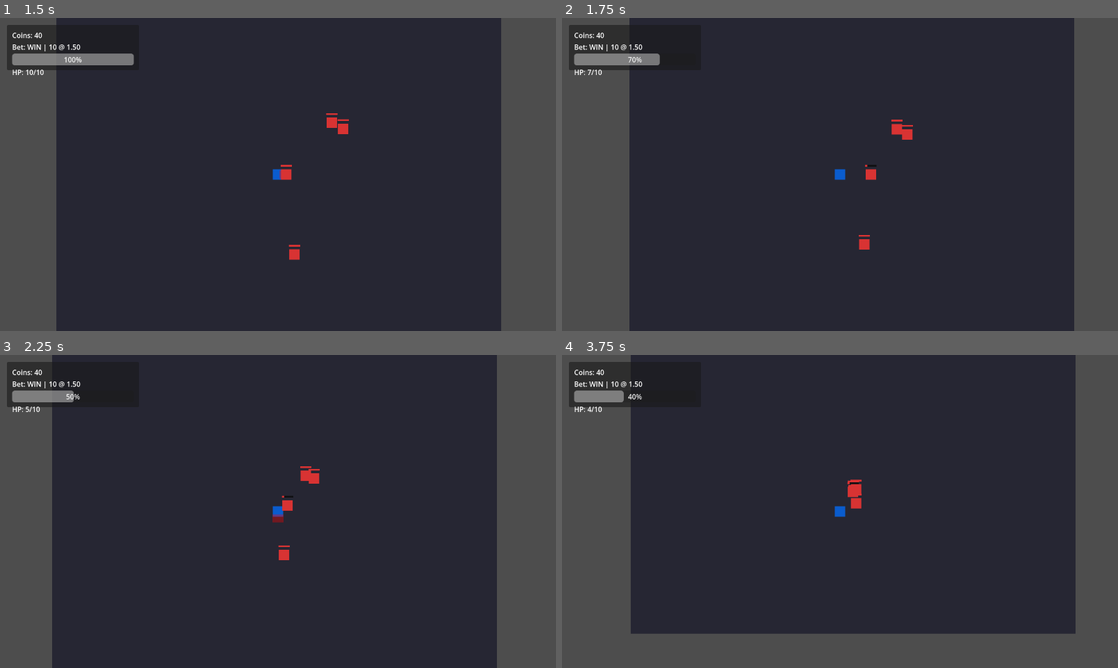
Above: before the commit, frames 1-4 (two rows, left to right).
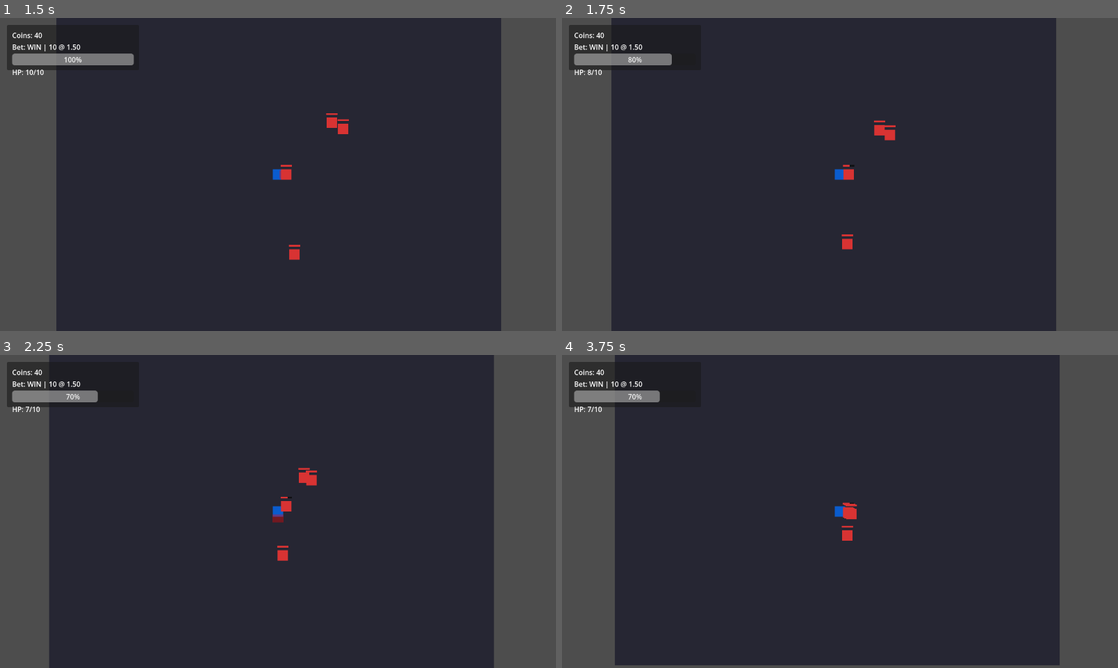
Above: after the commit, the same moments.

Repository: Faratas410/Gallicus-2.0
Game: Godot game, scene res://scenes/Main.tscn
Two runs of this game, one before a commit and one after it. Both use one fixed random seed, a clock stepped at 60 frames per second and the inputs below.
Inputs:
- Up to frame 1 (1.5 s): click "WIN x1.5" at 0.5 s; tap Enter at 1.25 s; hold D (move_right) from 1.28 s (still down); tap K (attack_heavy) at 1.35 s
- Up to frame 2 (1.75 s): keep holding D (move_right)
- Up to frame 3 (2.25 s): release D (move_right) at 2.03 s; hold S (move_down) from 2.03 s (still down); tap J (attack_light) at 2.1 s
- Up to frame 4 (3.75 s): release S (move_down) at 2.78 s; hold D (move_right) 2.78-3.53 s; hold L (block) 2.78-3.53 s; hold W (move_up) from 3.53 s (still down); tap Space (dodge) at 3.6 s

Frame 1 is identical in both runs. In frame 2, 6.7% of the frame differs, in the area x 4-93%, y 0-100%; in frame 3, 1.3%; in frame 4, 13%.

Commit message:
Update enemy hitbox configuration

Diff:
--- a/scripts/entities/enemy_basic.gd
+++ b/scripts/entities/enemy_basic.gd
@@ -38,7 +38,11 @@
 	add_to_group("enemies")
 	body_shape.disabled = false
 	hurtbox.monitoring = true
+	hitbox.monitoring = true
+	hitbox.monitorable = true
 	hitbox.area_entered.connect(_on_hitbox_area_entered)
+	hitbox.collision_layer = 1 << 3
+	hitbox.collision_mask = 1 << 2
 	hitbox_shape.disabled = true
 	_ensure_placeholder_sprite()
 	_base_modulate = sprite.modulate
@@ -124,10 +128,12 @@
 	_state = EnemyState.ATTACK
 	print("ENEMY active")
 	hitbox.monitoring = true
+	print("ENEMY hitbox ON")
 	hitbox_shape.disabled = false
 	await get_tree().create_timer(ACTIVE_TIME).timeout
 	hitbox.monitoring = false
 	hitbox_shape.disabled = true
+	print("ENEMY hitbox OFF")
 	_state = EnemyState.RECOVER
 	print("ENEMY recover")
 	await get_tree().create_timer(RECOVER_TIME).timeout
@@ -136,6 +142,8 @@
 
 func _on_hitbox_area_entered(area: Area2D) -> void:
 	if area == null:
+		return
+	if area.name != "Hurtbox" and not area.is_in_group("player_hurtbox"):
 		return
 	var target := area.get_parent()
 	if target != null and target.is_in_group("player") and target.has_method("take_damage"):
